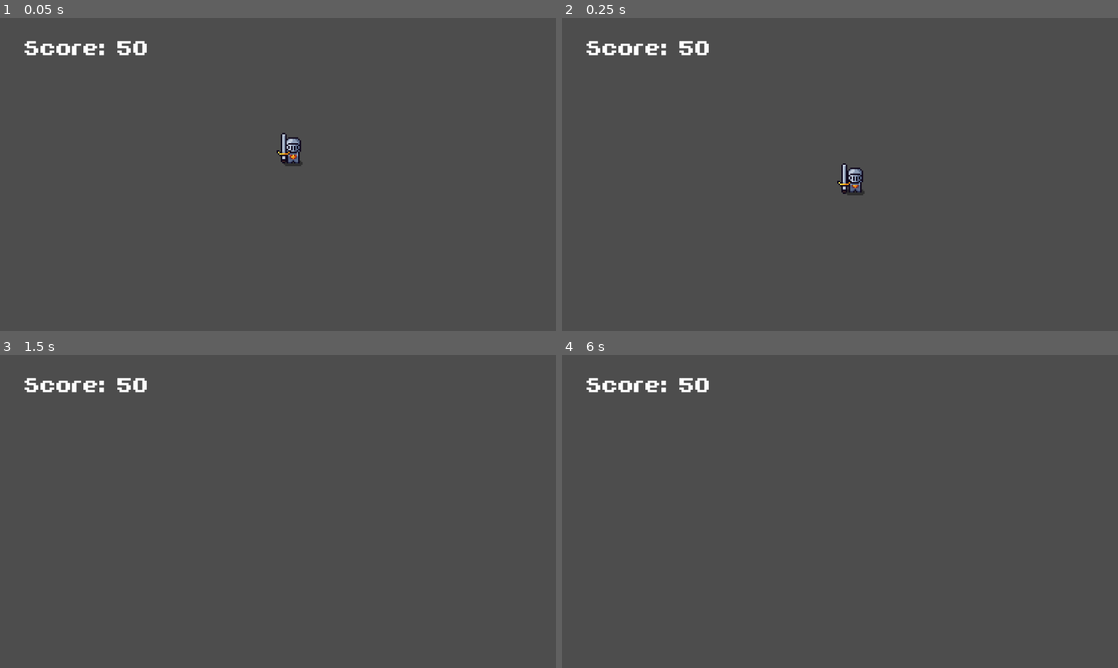
Above: before the commit, frames 1-4 (two rows, left to right).
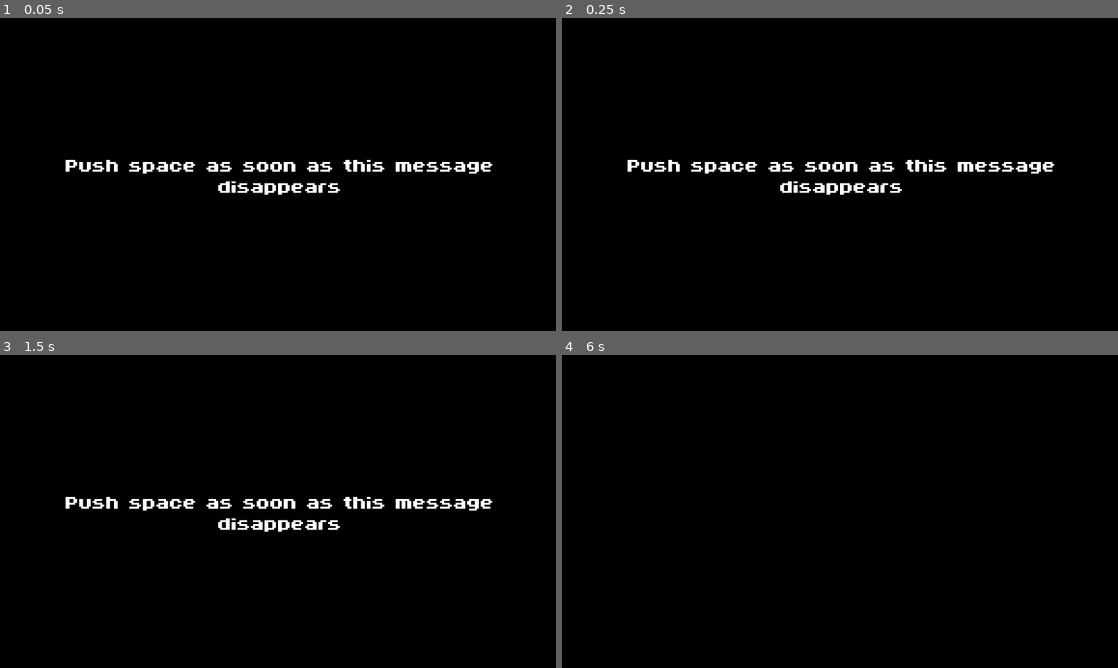
Above: after the commit, the same moments.

Repository: DrakeW17/Reward-Learning-Godot
Game: Godot game, scene res://Levels/reaction_test.tscn
Same seed, same stepped clock (60 frames per second), same inputs: the game is played once before the commit and once after it. Before the commit the project starts from res://main_scene.tscn.
Inputs:
- Up to frame 1 (0.05 s): no input
- Up to frame 2 (0.25 s): no input
- Up to frame 3 (1.5 s): tap Space (jump) at 0.5, 0.6, 0.77, 1.07, 1.25, 1.35 s; hold D (move_right) from 0.53 s (still down)
- Up to frame 4 (6 s): tap Space (jump) at 1.52, 1.82, 2, 2.1, 2.75, 2.85, 3.02, 3.32, 3.5, 3.6, 3.77, 4.07, 4.25, 4.35, 4.52, 4.82, 5.1, 5.85 s; release D (move_right) at 2.03 s; hold A (move_left) 2.03-2.78 s; hold D (move_right) 2.78-4.28 s; hold A (move_left) 4.28-5.03 s; hold D (move_right) 5.03-5.78 s; hold A (move_left) from 5.78 s (still down)

The runs differ from the first frame. In frame 1, 100% of the frame differs, in the area x 0-100%, y 0-100%; in frame 2, 100%; in frame 3, 100%; in frame 4, 100%.
Error before the commit: Invalid assignment of property or key 'type' with value of type 'int' on a base object of type 'null instance'. (res://data_manager.gd:27)

Commit message:
Reaction Testing Done
The interaction time is now based on the player's reaction speed

Diff:
--- a/Entities/NPC/npc_interaction.gd
+++ b/Entities/NPC/npc_interaction.gd
@@ -32,6 +32,7 @@
 	Player = body
 	# Emerges if it has not already done so
 	if not emergePlayed:
+		deathTimer.wait_time = DataManager.reactionTime
 		animations.play("emerge")
 		sprites[type].play("idle")
 		emergePlayed = true
@@ -50,13 +51,14 @@
 
 # When the player interacts
 func _on_interaction_body_entered(body: Node2D) -> void:
-	# Saves the interacting body
-	Player = body
-	# Stops the death timer
-	deathTimer.stop()
-	interacted = 1
-	# Plays the interaction animation
-	sprites[type].play("interaction")
-	# Deletes the interaction area to prevent re-interaction
-	$Interaction.queue_free()
-	# Increases the player's score
+	if !bool(interacted):
+		# Saves the interacting body
+		Player = body
+		# Stops the death timer
+		deathTimer.stop()
+		interacted = 1
+		# Plays the interaction animation
+		sprites[type].play("interaction")
+		# Deletes the interaction area to prevent re-interaction
+		$Interaction.queue_free()
+		# Increases the player's score
--- a/Entities/NPC/npc_interaction.tscn
+++ b/Entities/NPC/npc_interaction.tscn
@@ -7,7 +7,7 @@
 [ext_resource type="Texture2D" uid="uid://2yhk2f4jg1nh" path="res://templateSquare.png" id="5_t72fg"]
 
 [sub_resource type="CircleShape2D" id="CircleShape2D_iyypf"]
-radius = 109.76794
+radius = 96.0
 
 [sub_resource type="RectangleShape2D" id="RectangleShape2D_iyypf"]
 size = Vector2(32, 32)
@@ -576,7 +576,6 @@
 script = ExtResource("1_qfqsu")
 
 [node name="Detection" type="Area2D" parent="." unique_id=1972915413]
-visible = false
 collision_mask = 2
 
 [node name="CollisionShape2D" type="CollisionShape2D" parent="Detection" unique_id=613861623]
--- a/Levels/reaction_test.gd
+++ b/Levels/reaction_test.gd
@@ -1,33 +1,51 @@
 extends Node2D
 
+# Helpful paths
 @onready var betweenTimer = $BetweenTimer
-@onready var flash = $Flash
+@onready var instructions = $Instructions
 
+# The list of reaction times
 var times = []
+# The reaction stopwatch
 var currentTime = 0
 
+# The amount of trials we want to do
 const dataAmount = 10
 
 func _ready() -> void:
+	# Starts the timer to make the message disappear
 	betweenTimer.start()
 
 func _process(delta: float) -> void:
-	if flash.visible:
+	# Only runs if the instructions are not visable
+	if !instructions.visible:
+		# Updates the stopwatch
 		currentTime += delta
+		# Checks if the player has given input
 		if Input.is_action_just_pressed("jump"):
+			# Adds the most recent time to our list of times
 			times.push_back(currentTime)
+			# Checks if we have more data to collect
 			if times.size() < dataAmount:
+				# Resets the stopwatch
 				currentTime = 0
-				flash.visible = false
+				# Makes the instructions visable again
+				instructions.visible = true
+				# Randomizes the time till the next trial
 				betweenTimer.wait_time = randf_range(0.5, 3)
+				# Starts counting down to the next trial
 				betweenTimer.start()
+			# If we have collected enough data
 			else:
+				# Calculates the average of the dataset
 				var average = times.reduce(func(accum, number): return accum + number, 0) / times.size()
+				# Finds a time that the player would get 66% of the time
 				var time = (average - times.min()) * 0.33 + times.min()
-				print(times)
-				print(average)
-				print(time)
+				# Updates this in the DataManager, with compensation for player movement time
+				DataManager.reactionTime = time + 1.0/6.0
+				# Loads the player into the game
+				get_tree().change_scene_to_file("res://main_scene.tscn")
 
-
+# Initiates a trial
 func _on_between_timer_timeout() -> void:
-	flash.visible = true
+	instructions.visible = false
--- a/Levels/reaction_test.tscn
+++ b/Levels/reaction_test.tscn
@@ -22,15 +22,15 @@
 [node name="BetweenTimer" type="Timer" parent="." unique_id=1586433298]
 wait_time = 5.0
 
-[node name="CanvasLayer" type="CanvasLayer" parent="." unique_id=1073753882]
+[node name="Instructions" type="CanvasLayer" parent="." unique_id=1073753882]
 follow_viewport_enabled = true
 
-[node name="RichTextLabel" type="RichTextLabel" parent="CanvasLayer" unique_id=297129219]
+[node name="RichTextLabel" type="RichTextLabel" parent="Instructions" unique_id=297129219]
 offset_right = 1160.0
 offset_bottom = 653.0
 theme_override_fonts/normal_font = ExtResource("3_yqrbj")
 theme_override_font_sizes/normal_font_size = 64
-text = "Push space as soon as you see the screen turn white"
+text = "Push space as soon as this message disappears"
 horizontal_alignment = 1
 vertical_alignment = 1
 
--- a/data_manager.gd
+++ b/data_manager.gd
@@ -1,6 +1,10 @@
 extends Node
 
-var interactionAmount = 5
+# The reaction speed of the player (with some compensation for the player's movement speed)
+var reactionTime = 0
+
+# The amount of NPC interactions we want to generate
+var interactionAmount = 10
 
 # The distribution of interaction types. Order: bad, neutral, good.
 # Idealy, this should add up to interactionAmount
--- a/project.godot
+++ b/project.godot
@@ -11,7 +11,7 @@
 [application]
 
 config/name="Reward Learning Platformer"
-run/main_scene="uid://figq1ct867cy"
+run/main_scene="uid://b3tatkbw76lxq"
 config/features=PackedStringArray("4.7", "Forward Plus")
 
 [autoload]
